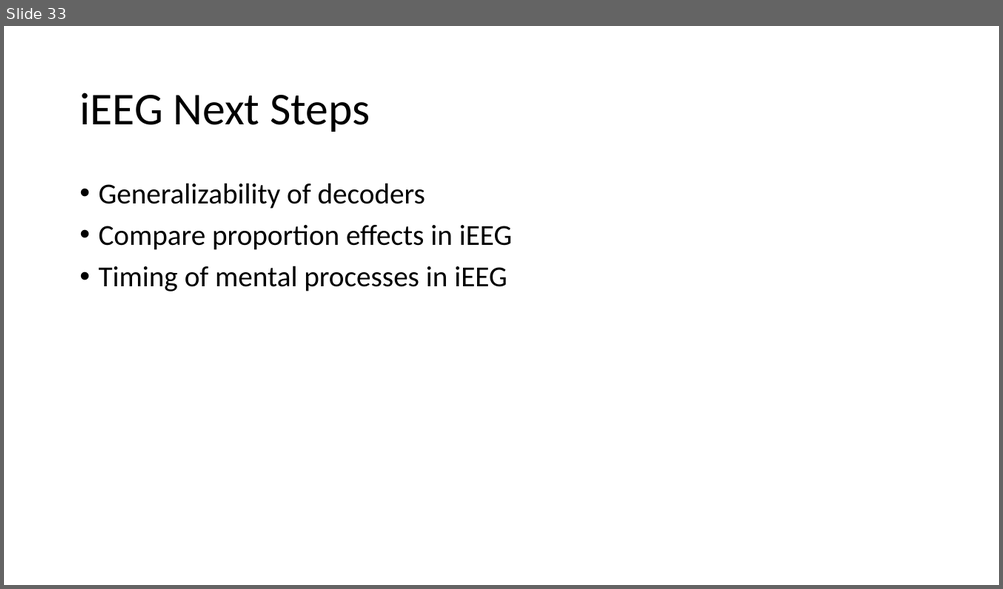
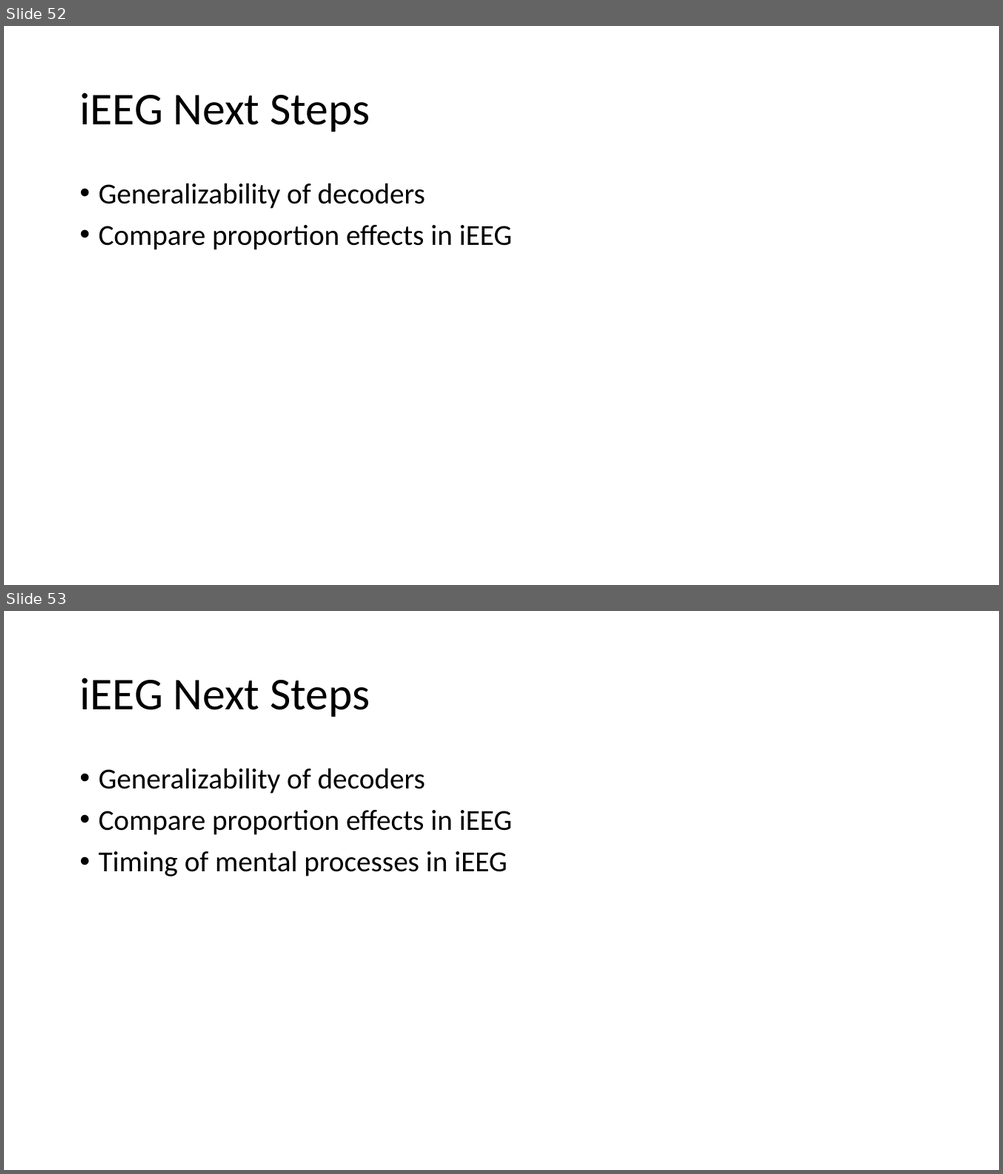
Before and after one commit to jimzhang629/third_year_talk, a slide deck: thirdYearTalk_JZ1.pptx. Shown one above the other, each under a label of ours: slide 33 before the commit, slides 52 and 53 after it. The pictures are 1003x589 and 1003x1174 pixels, drawn with LibreOffice and Linux fonts; fonts in the diff are those of the drawing. Boxes give left, top, right and bottom in pixels: in the first picture for what was removed or moved away, otherwise in the second. Text is boxed around its words. In the diff, an @@ line names an element or a change of style, - is before the commit and + after.

```diff
--- a/thirdYearTalk_JZ1.pptx
+++ b/thirdYearTalk_JZ1.pptx
@@ slide 52 added at (4,26,999,585), background #FFFFFF @@
@@ title added at (79,93,370,132), 44 pt, text #000000 @@
+iEEG Next Steps
@@ text added at (99,183,512,250), 28 pt, text #000000 @@
+• Generalizability of decoders
+• Compare proportion effects in iEEG
@@ what was slide 33 is now slide 53 @@
```
Also in this commit, not shown: 15 slides changed, 21 other slides added, 1 slide removed.
